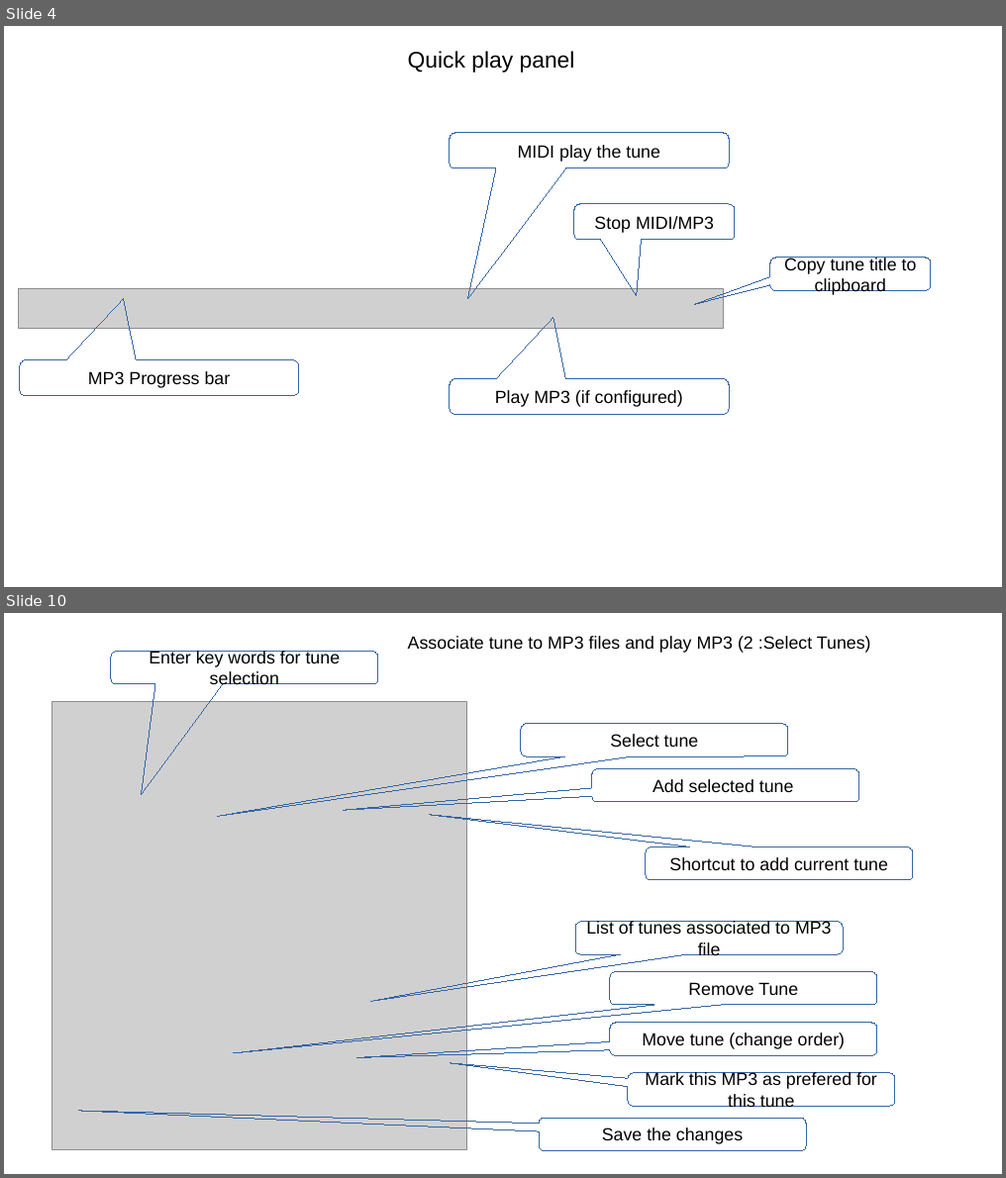
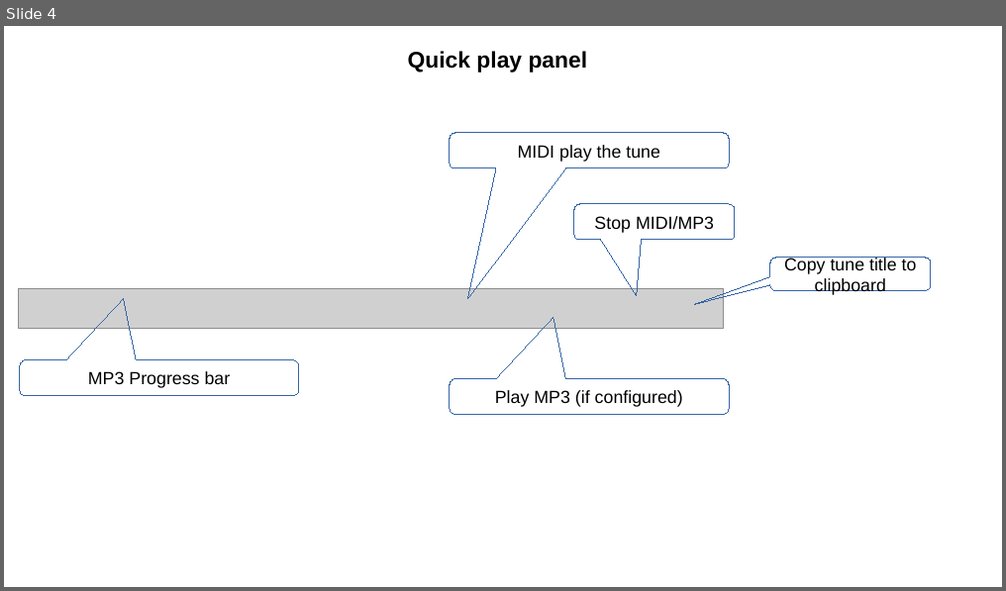
Before and after one commit to py60800/tunedb, a slide deck: doc/Manual.odp. Shown one above the other, each under a label of ours: slides 4 and 10 before the commit, slide 4 after it; the slides between them are not shown. The pictures are 1006x1178 and 1006x591 pixels, drawn with LibreOffice and Linux fonts; fonts in the diff are those of the drawing; grey boxes stand for pictures. Boxes give left, top, right and bottom in pixels: in the first picture for what was removed or moved away, otherwise in the second. Text is boxed around its words. In the diff, an @@ line names an element or a change of style, - is before the commit and + after.

```diff
--- a/doc/Manual.odp
+++ b/doc/Manual.odp
@@ slide 10 removed at (4,613,1002,1174), background #FFFFFF @@
@@ text removed at (408,636,871,653) @@
-Associate tune to MP3 files and play MP3 (2 :Select Tunes)
@@ rounded speech box removed at (111,651,378,684) @@
-Enter key words for tune selection
@@ picture removed at (52,702,467,1150) @@
@@ rounded speech box removed at (521,724,788,757) @@
-Select tune
@@ rounded speech box removed at (593,768,859,802) @@
-Add selected tune
@@ rounded speech box removed at (647,848,913,881) @@
-Shortcut to add current tune
@@ rounded speech box removed at (575,922,843,956) @@
-List of tunes associated to MP3 file
@@ rounded speech box removed at (610,971,877,1005) @@
-Remove Tune
@@ rounded speech box removed at (610,1023,877,1057) @@
-Move tune (change order)
@@ rounded speech box removed at (628,1073,895,1107) @@
-Mark this MP3 as prefered for this tune
@@ rounded speech box removed at (540,1118,806,1152) @@
-Save the changes
@@ slide 4 changed as well @@
@@ text "Quick play panel" at (408,51,588,73): bold on @@
```
Also in this commit, not shown: 10 other slides changed, 1 slide added, 1 other slide removed, 3 other files.
